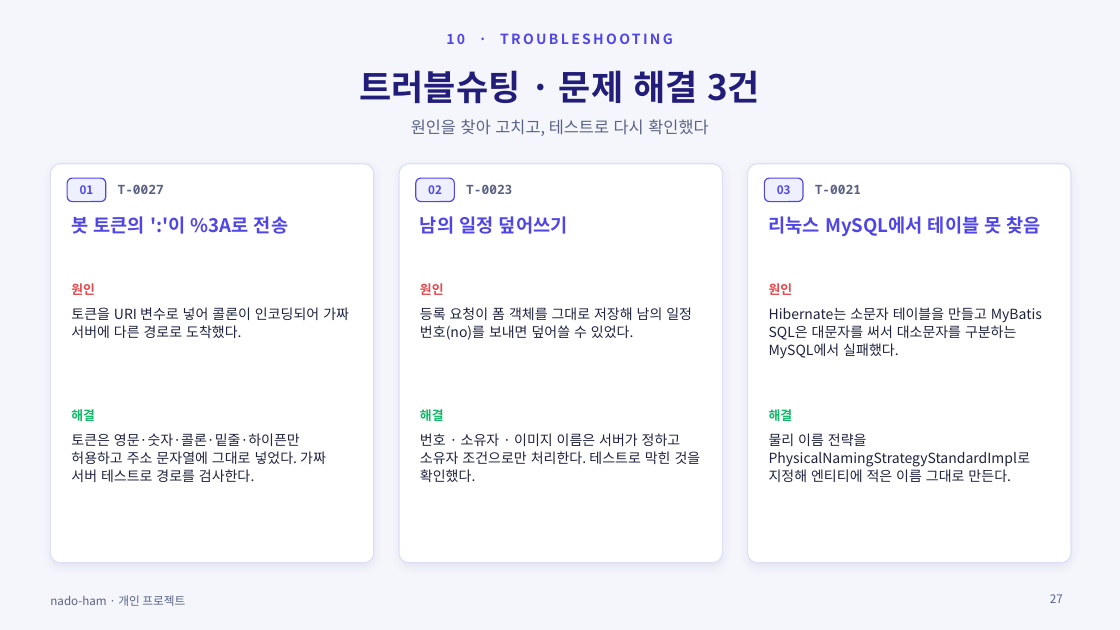
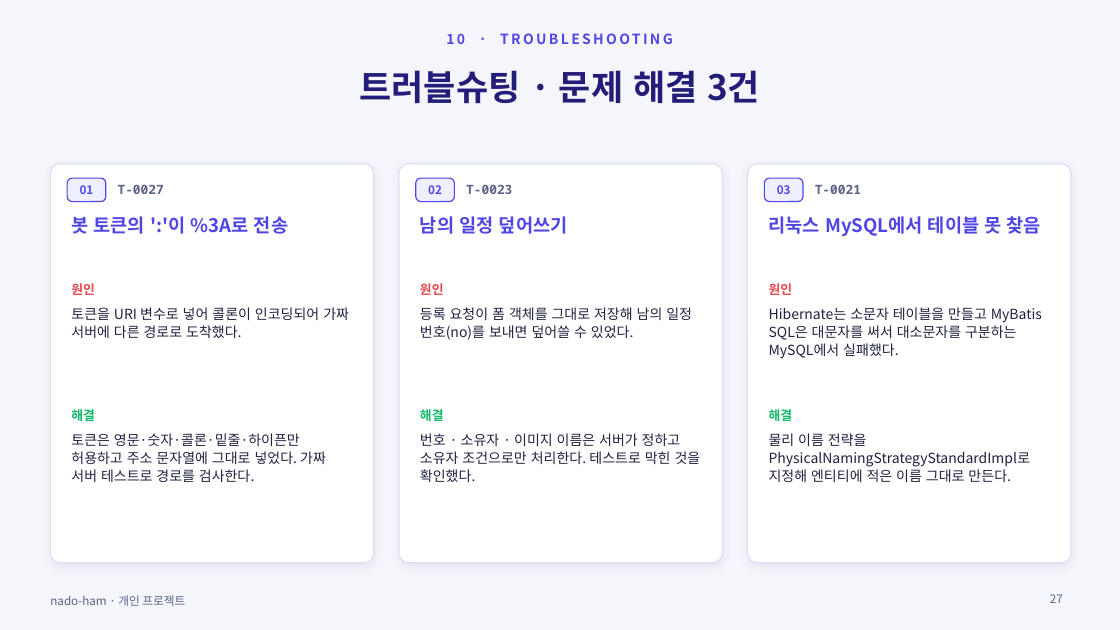
Before and after one commit to ho8566z/nado-ham_word, a slide deck: slide 27 of ppt_output/nado_ham.pptx. Drawn at 1120x630 pixels with LibreOffice and Linux fonts; fonts in the diff are those of the drawing. Boxes give left, top, right and bottom in pixels: in the first picture for what was removed or moved away, otherwise in the second. Text is boxed around its words. In the diff, an @@ line names an element or a change of style, - is before the commit and + after.

```diff
--- a/ppt_output/nado_ham.pptx
+++ b/ppt_output/nado_ham.pptx
@@ text removed at [411,119,708,136] @@
-원인을 찾아 고치고, 테스트로 다시 확인했다
```
Also in this commit, not shown: 15 other slides changed, 34 other files.
